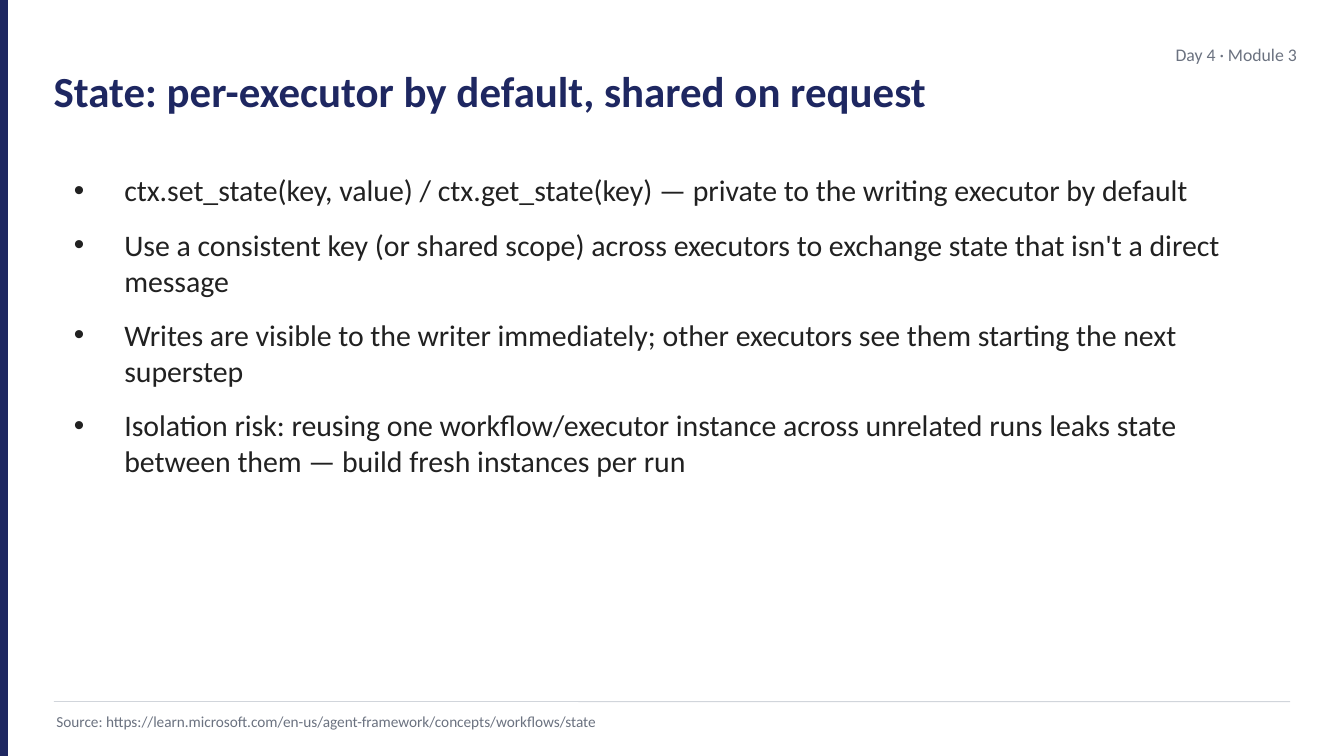
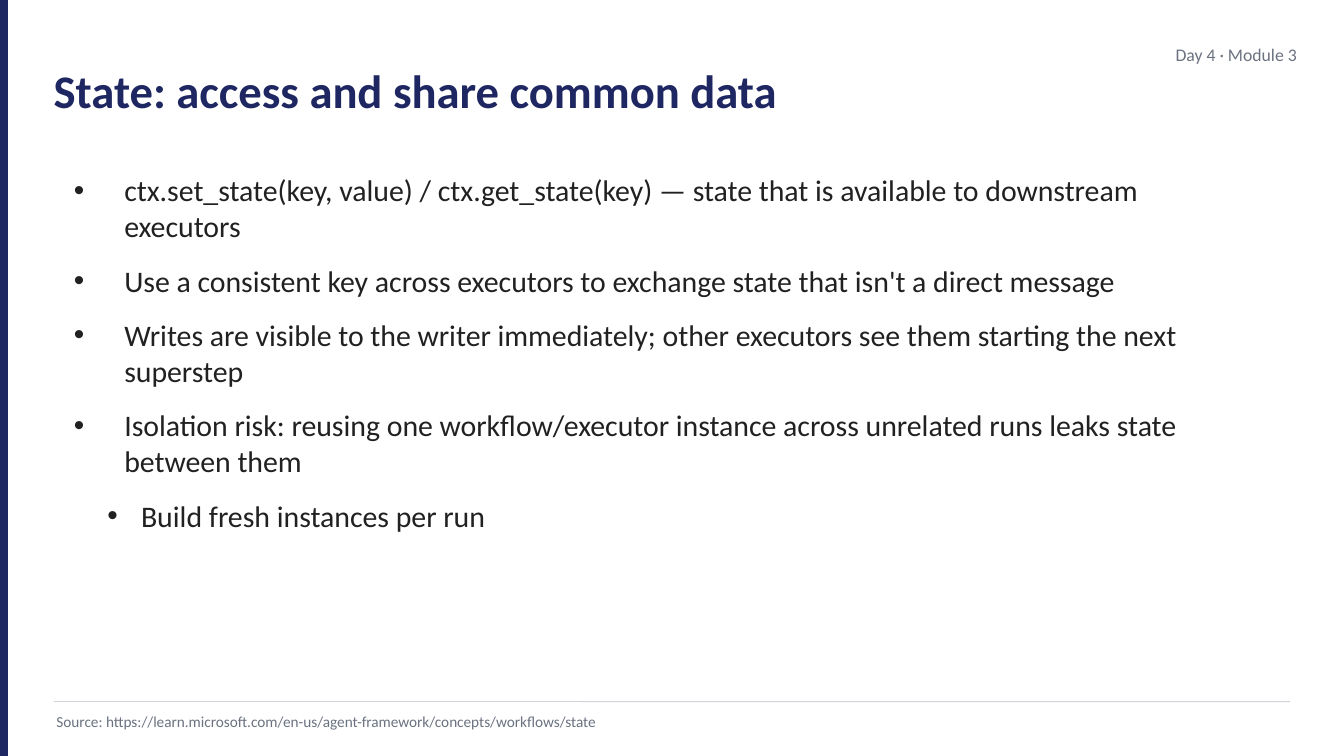
Before and after one commit to JimPiquant/Building-AI-Apps-and-Agents, a slide deck: slide 12 of decks/day4/module-3-workflow-fundamentals.pptx. Drawn at 1344x756 pixels with LibreOffice and Linux fonts; fonts in the diff are those of the drawing. Boxes give left, top, right and bottom in pixels: in the first picture for what was removed or moved away, otherwise in the second. Text is boxed around its words. In the diff, an @@ line names an element or a change of style, - is before the commit and + after.

```diff
--- a/decks/day4/module-3-workflow-fundamentals.pptx
+++ b/decks/day4/module-3-workflow-fundamentals.pptx
@@ text at (x1=54, y1=75, x2=776, y2=109): text changed; size 23 to 25 pt @@
-State: per-executor by default, shared on request
+State: access and share common data
@@ text at (x1=124, y1=179, x2=1137, y2=297): text changed @@
-• ctx.set_state(key, value) / ctx.get_state(key) — private to the writing executor by default
-• Use a consistent key (or shared scope) across executors to exchange state that isn't a direct message
+• ctx.set_state(key, value) / ctx.get_state(key) — state that is available to downstream executors
+• Use a consistent key across executors to exchange state that isn't a direct message
@@ text at (x1=124, y1=415, x2=1176, y2=532): text changed @@
-• Isolation risk: reusing one workflow/executor instance across unrelated runs leaks state between them — build fresh instances per run
+• Isolation risk: reusing one workflow/executor instance across unrelated runs leaks state between them
+  • Build fresh instances per run
```
Also in this commit, not shown: 4 other slides changed, 1 slide removed, 7 other files.
